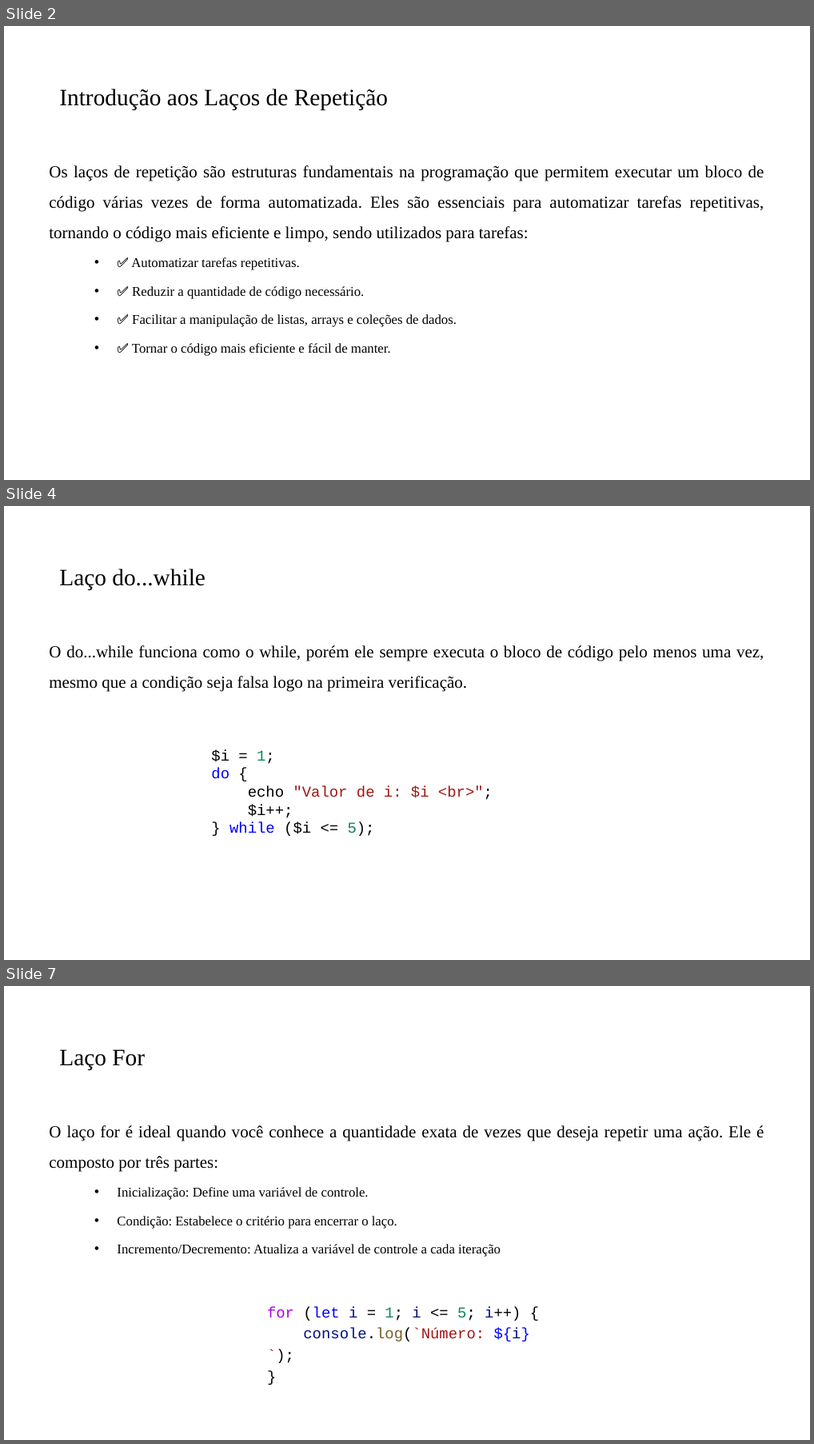
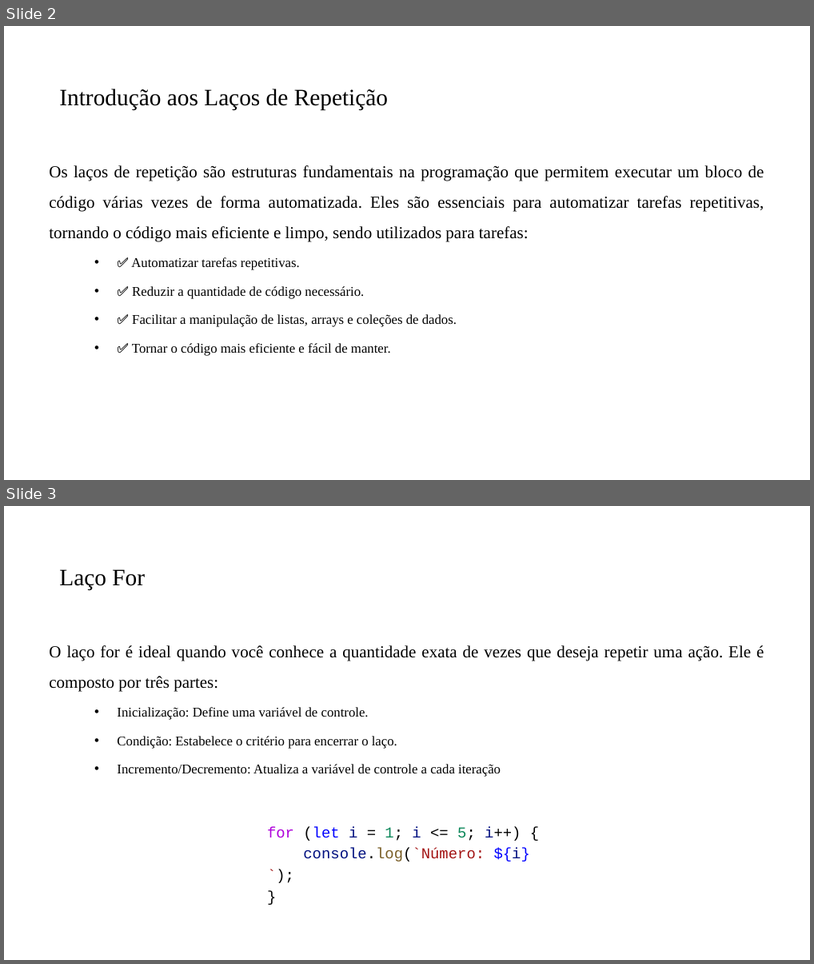
Before and after one commit to PedroMiho/UMC, a slide deck: Lógica e Programação/Módulo 04 - PHP/Aula 20 - Estrutura de Repetição/2 - processaNota/VerificarCadastro.pptx. Shown one above the other, each under a label of ours: slides 2, 4 and 7 before the commit, slides 2 and 3 after it; the slides between them are not shown. The pictures are 814x1444 and 814x964 pixels, drawn with LibreOffice and Linux fonts; fonts in the diff are those of the drawing; background and template pictures are left out. Boxes give left, top, right and bottom in pixels: in the first picture for what was removed or moved away, otherwise in the second. Text is boxed around its words. In the diff, an @@ line names an element or a change of style, - is before the commit and + after.

```diff
--- a/Lógica e Programação/Módulo 04 - PHP/Aula 20 - Estrutura de Repetição/2 - processaNota/VerificarCadastro.pptx
+++ b/Lógica e Programação/Módulo 04 - PHP/Aula 20 - Estrutura de Repetição/2 - processaNota/VerificarCadastro.pptx
@@ slide 4 removed at box(4, 506, 810, 960), background #FFFFFF @@
@@ title removed at box(59, 568, 206, 591) @@
-Laço do...while
@@ text removed at box(49, 645, 764, 692) @@
-O do...while funciona como o while, porém ele sempre executa o bloco de código pelo menos uma vez, mesmo que a condição seja falsa logo na primeira verificação.
@@ text removed at box(211, 750, 493, 836) @@
-$i = 1;
-do {
-echo "Valor de i: $i <br>";
-$i++;
-} while ($i <= 5);
@@ what was slide 7 is now slide 3 @@
```
Also in this commit, not shown: 2 slides changed, 16 other slides removed, 2 other files.
